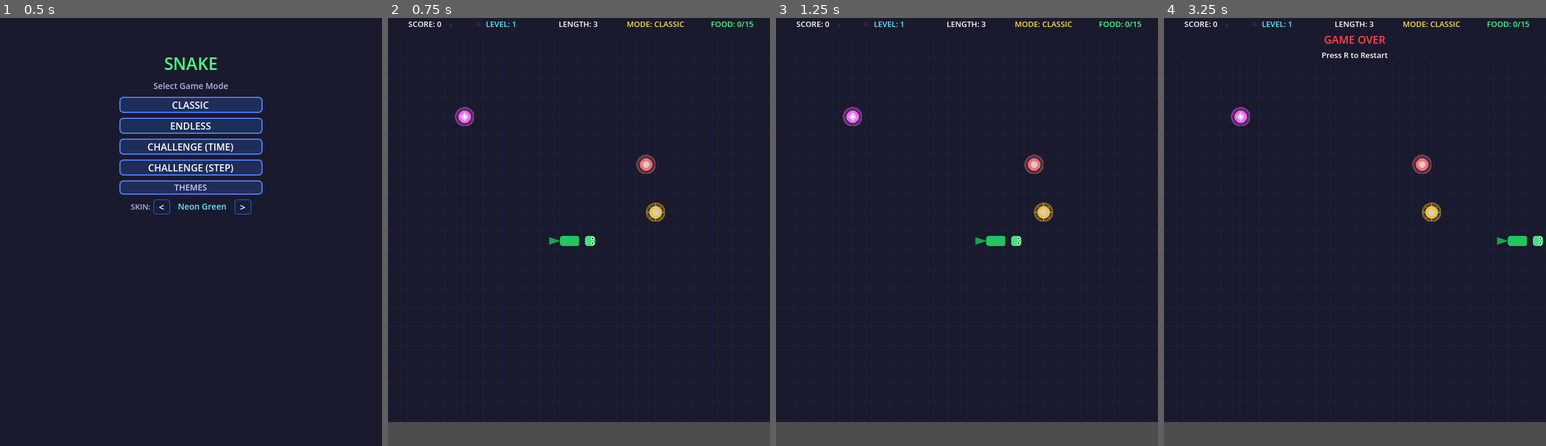
Above: before the commit, frames 1-4 (left to right).
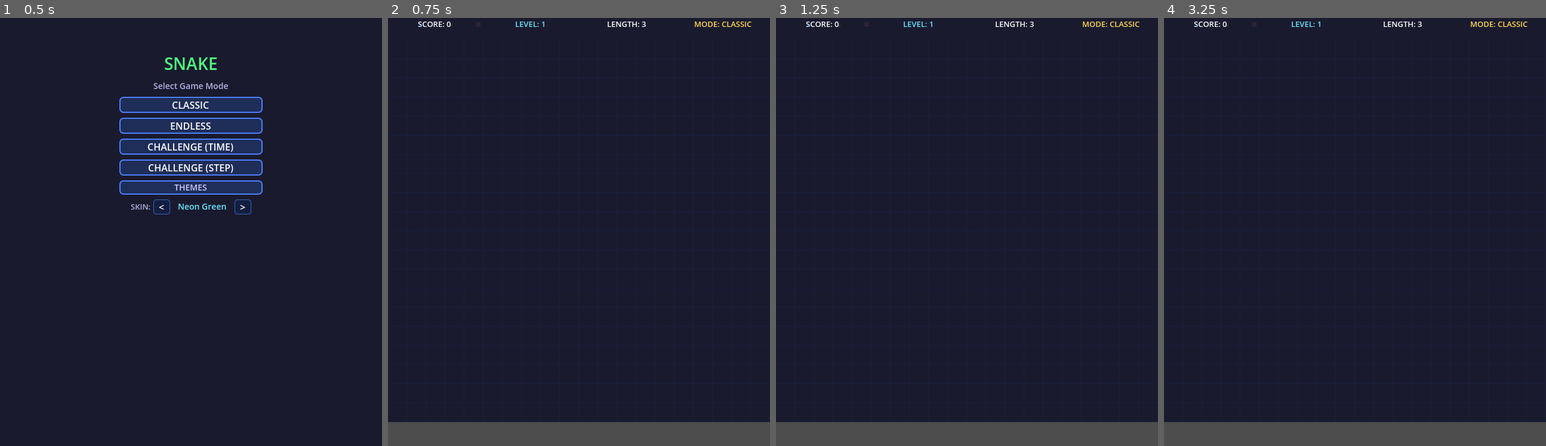
Above: after the commit, the same moments.

Repository: skyfire1123/snake-games
Game: Godot game, scene res://scenes/game_manager.tscn
Two runs of this game, one before a commit and one after it. Both use one fixed random seed, a clock stepped at 60 frames per second and the inputs below.
Inputs (mouse positions are in pixels of both pictures, inside the frame that each line leads up to):
- Up to frame 1 (0.5 s): no input
- Up to frame 2 (0.75 s): click "CLASSIC" at 0.5 s
- Up to frame 3 (1.25 s): no input
- Up to frame 4 (3.25 s): tap Enter at 1.25, 2.75 s; move the mouse to (1439, 210) at 1.27 s; hold Right 1.28-2 s; tap R at 1.35, 2.85 s; click (1439, 210) at 1.42 s; tap Space at 2 s; drag from (1278, 253) to (1423, 163) at 2.02 s; move the mouse to (1393, 137) at 2.77 s; hold Right from 2.78 s (still down)

Frame 1 is identical in both runs. In frame 2, 1.3% of the frame differs, in the area x 5-96%, y 0-54%; in frame 3, 1.3%; in frame 4, 1.5%, in the area x 5-100%, y 0-54%.
Error after the commit: Parse Error: Cannot infer the type of "path" variable because the value doesn't have a set type. (res://scripts/powerup_manager.gd:91)

Commit message:
Fix: use actual PNG sprites for powerups instead of ColorRect placeholders

Diff:
--- a/scripts/powerup_manager.gd
+++ b/scripts/powerup_manager.gd
@@ -79,16 +79,19 @@
 	despawn_timer.start()
 
 func _create_powerup_node(ptype: PowerUpType) -> Node2D:
-	# Create a Node2D with a ColorRect placeholder sprite
+	# Create a Node2D with Sprite2D using the actual PNG sprite
 	var node := Node2D.new()
 	node.set_meta("power_type", ptype)
 
-	var cr := ColorRect.new()
-	cr.color = TYPE_COLORS[ptype]
-	var margin := 4.0
-	cr.size = Vector2(_cell_size - margin * 2, _cell_size - margin * 2)
-	cr.position = Vector2(margin, margin)
-	node.add_child(cr)
+	var sprite := Sprite2D.new()
+	sprite.centered = false
+	var sprite_names := ["powerup_shield.png", "powerup_slow.png", "powerup_ghost.png",
+						  "powerup_magnet.png", "powerup_double.png", "powerup_shrink.png"]
+	if ptype >= 0 and ptype < sprite_names.size():
+		var path := "res://assets/sprites/powerups/" + sprite_names[ptype]
+		if ResourceLoader.exists(path):
+			sprite.texture = load(path)
+	node.add_child(sprite)
 
 	# Add an Area2D for collision detection (informational — snake uses ColorRect, not Area2D body)
 	var area := Area2D.new()
